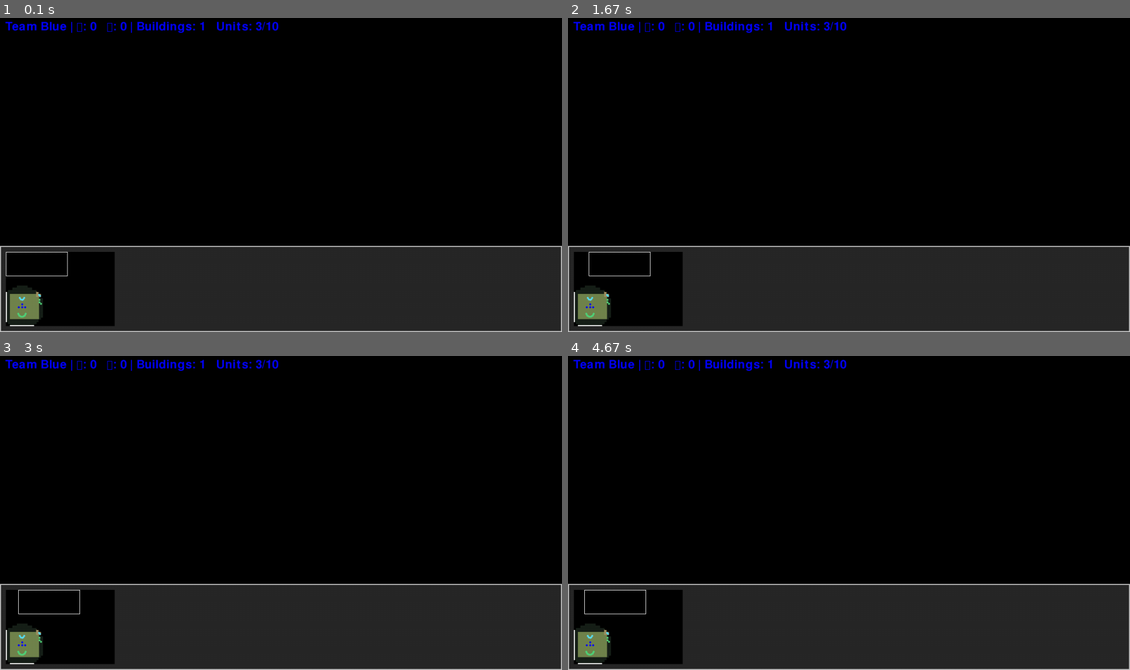
Above: before the commit, frames 1-4 (two rows, left to right).
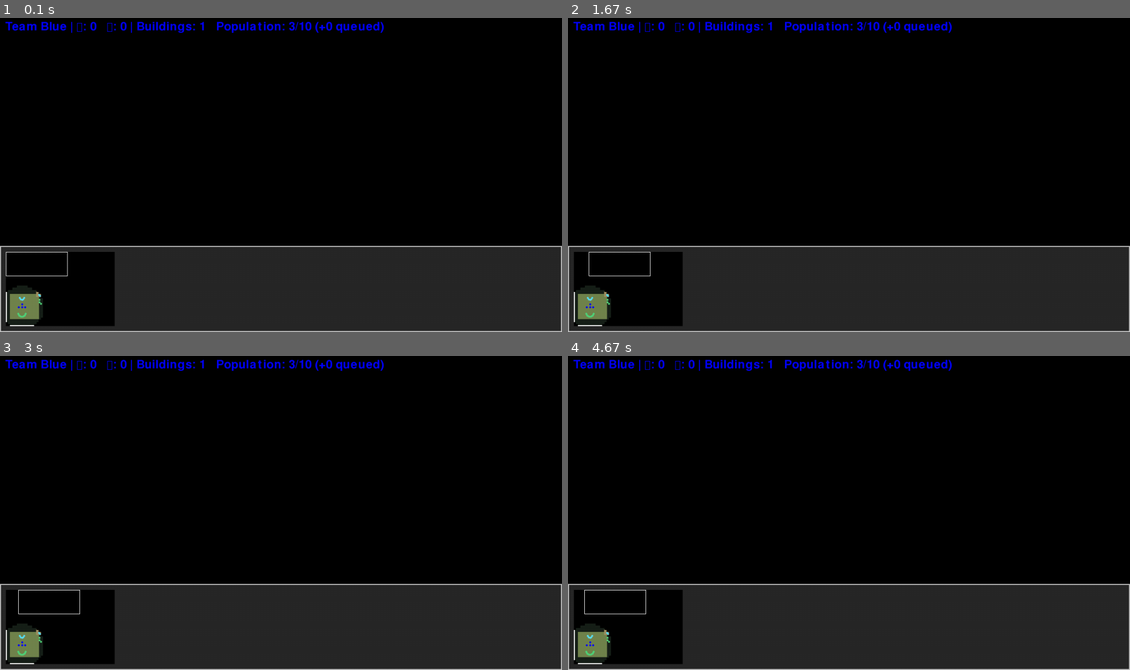
Above: after the commit, the same moments.

Repository: satanisz/rts-nano
Game: pygame game, started from src/rts_nano/main.py
Same seed, same stepped clock (60 frames per second), same inputs: the game is played once before the commit and once after it.
Inputs (mouse positions are in pixels of both pictures, inside the frame that each line leads up to):
- Up to frame 1 (0.1 s): no input
- Up to frame 2 (1.67 s): hold Right 0.33-0.8 s; move the mouse to (826, 187) at 0.37 s; tap A at 0.83 s; tap S at 1.17 s; hold Up from 1.5 s (still down); move the mouse to (674, 247) at 1.53 s
- Up to frame 3 (3 s): release Up at 1.8 s; hold Right 1.83-2.3 s; move the mouse to (348, 538) at 1.87 s; hold Left 2.33-2.87 s; move the mouse to (292, 406) at 2.37 s; right-click (292, 544) at 2.95 s
- Up to frame 4 (4.67 s): hold Down 3.23-3.53 s; move the mouse to (849, 550) at 3.27 s; hold Left 3.57-3.97 s; move the mouse to (1062, 632) at 3.6 s; hold Up 4-4.37 s; move the mouse to (770, 447) at 4.03 s; hold Right from 4.4 s (still down); move the mouse to (995, 484) at 4.43 s

The runs differ from the first frame. In frame 1, 0.5% of the frame differs, in the area x 38-69%, y 1-5%; in frame 2, 0.5%; in frame 3, 0.5%; in frame 4, 0.5%.

Commit message:
fix: close C1 population and worker tick integrity

Diff:
--- a/src/rts_nano/ai.py
+++ b/src/rts_nano/ai.py
@@ -4,6 +4,7 @@
 
 from typing import TYPE_CHECKING
 
+from rts_nano.content import CONTENT
 from rts_nano.game.constants import FOG_CELL_SIZE
 from rts_nano.game.fog import FogOfWar
 from rts_nano.game.rules import nearest_entity
@@ -100,7 +101,16 @@
     def _launch_attack(self) -> None:
         army: list[Unit] = [unit for unit in self._manager.units_for_team(self._team) if not isinstance(unit, Peasant)]
         if len(army) < self.ATTACK_FORCE_SIZE:
-            return
+            free_supply = self._manager.population_cap_for_team(self._team) - self._manager.state.population_for_team(
+                self._team
+            )
+            cheapest_army_supply = min(CONTENT.get_unit(unit_id).population for unit_id in self._army_units)
+            if (
+                not army
+                or self._manager.production.queued_units_for_team(self._team)
+                or free_supply >= cheapest_army_supply
+            ):
+                return
         if self._last_known_enemy_base is None:
             self._scout_unexplored(army)
             return
--- a/src/rts_nano/application/game_session.py
+++ b/src/rts_nano/application/game_session.py
@@ -635,7 +635,7 @@
 
     def _has_reached_unit_cap(self, team: TeamColor) -> bool:
         """Return whether a team is at the current unit cap."""
-        return self._count_units(team) + self.production.queued_population_for_team(
+        return self.state.population_for_team(team) + self.production.queued_population_for_team(
             team
         ) >= self.population_cap_for_team(team)
 
--- a/src/rts_nano/game/construction.py
+++ b/src/rts_nano/game/construction.py
@@ -60,7 +60,9 @@
 
     def _builders_for_team(self, team: TeamColor) -> list[Peasant]:
         return [
-            entity for entity in self._state.entities_by_content_id("peasant", team=team) if isinstance(entity, Peasant)
+            entity
+            for entity in self._state.entities_by_content_id("peasant", team=team)
+            if isinstance(entity, Peasant) and entity.life > 0
         ]
 
     def can_start_construction(
--- a/src/rts_nano/game/production.py
+++ b/src/rts_nano/game/production.py
@@ -106,7 +106,9 @@
         if not self._can_pay(team_state.resources, spec.cost):
             return False, "insufficient_resources"
 
-        reserved_population = self._state.count_units(producer.team) + self.queued_population_for_team(producer.team)
+        reserved_population = self._state.population_for_team(producer.team) + self.queued_population_for_team(
+            producer.team
+        )
         if reserved_population + spec.population > self._state.population_cap_for_team(producer.team):
             return False, "population_cap"
 
--- a/src/rts_nano/game/state.py
+++ b/src/rts_nano/game/state.py
@@ -115,7 +115,11 @@
 
     def count_units(self, team: TeamColor) -> int:
         """Return the number of living units owned by a team."""
-        return len(self.units_for_team(team))
+        return sum(unit.life > 0 for unit in self.units_for_team(team))
+
+    def population_for_team(self, team: TeamColor) -> int:
+        """Return occupied supply, excluding dead units awaiting tick cleanup."""
+        return sum(unit.definition.population for unit in self.units_for_team(team) if unit.life > 0)
 
     def population_cap_for_team(self, team: TeamColor) -> int:
         """Return population supplied by living completed buildings."""
--- a/src/rts_nano/game/ui/renderer.py
+++ b/src/rts_nano/game/ui/renderer.py
@@ -178,15 +178,17 @@
         if team_group:
             res = team_group.resources
             num_buildings = len(manager.state.buildings_for_team(manager.current_team))
-            num_units = len(manager.state.units_for_team(manager.current_team))
+            population = manager.state.population_for_team(manager.current_team)
+            queued_population = manager.production.queued_population_for_team(manager.current_team)
             population_cap = manager.population_cap_for_team(manager.current_team)
         else:
             res = {"wood": 0, "gold": 0}
             num_buildings = 0
-            num_units = 0
+            population = 0
+            queued_population = 0
             population_cap = 0
 
-        at_population_cap = population_cap > 0 and num_units >= population_cap
+        at_population_cap = population + queued_population >= population_cap
         population_color = (255, 90, 90) if at_population_cap else ui_color
         hud_parts: list[pygame.Surface] = [
             font.render(f"Team {manager.current_team.value} | ", True, ui_color),
@@ -194,7 +196,9 @@
             font.render(f": {res['wood']}   ", True, ui_color),
             emoji_font.render(GOLD_ICON, True, ui_color),
             font.render(f": {res['gold']} | Buildings: {num_buildings}   ", True, ui_color),
-            font.render(f"Units: {num_units}/{population_cap}", True, population_color),
+            font.render(
+                f"Population: {population}/{population_cap} (+{queued_population} queued)", True, population_color
+            ),
         ]
 
         if manager.paused and not manager.menu_active:
--- /dev/null
+++ b/tests/test_population_and_worker_integrity.py
@@ -0,0 +1,145 @@
+"""Closeout C1 regression scenarios for weighted supply and worker death."""
+
+from __future__ import annotations
+
+from typing import TYPE_CHECKING
+
+import pytest
+
+from rts_nano.ai import ScriptedAI
+from rts_nano.application import GameSession
+from rts_nano.game.entity_factory import EntityFactory
+from rts_nano.simulation.entities import TeamColor
+
+if TYPE_CHECKING:
+    from rts_nano.simulation.entities.base import Entity
+
+
+def _session() -> GameSession:
+    game = GameSession(
+        {
+            "schema_version": 2,
+            "Blue": {"faction_id": "AEGIS", "base": [[80, 80]], "arsenal": [[250, 250]], "spire": [[400, 250]]},
+            "Red": {"faction_id": "RUST", "base": [[900, 700]]},
+            "Resources": {"wood": [], "gold": []},
+            "Terrain": {
+                "width": 1000,
+                "height": 800,
+                "water": [],
+                "rocks": [],
+                "ramps": [],
+                "high_ground": [],
+                "grass": [],
+            },
+        }
+    )
+    game.teams[TeamColor.BLUE].resources.update(wood=10000, gold=10000)
+    return game
+
+
+def _add(game: GameSession, content_id: str, x: int = 600, y: int = 100) -> Entity:
+    entity = EntityFactory.create(content_id, x, y, TeamColor.BLUE)
+    game.state.add_runtime_entity(entity)
+    return entity
+
+
+def test_mixed_army_uses_weighted_population_and_dead_units_release_supply() -> None:
+    game = _session()
+    worker = _add(game, "peasant")
+    _add(game, "knight", 650)
+    for x in (700, 750):
+        _add(game, "arclight", x)
+    producer = game.state.entities_by_content_id("spire")[0]
+    assert game.state.count_units(TeamColor.BLUE) == 4
+    assert game.state.population_for_team(TeamColor.BLUE) == 9
+    assert game.production.can_enqueue_unit(producer, "arclight") == (False, "population_cap")
+    _add(game, "peasant", 800)
+    base = game.bases_for_team(TeamColor.BLUE)[0]
+    before = game.teams[TeamColor.BLUE].resources.copy()
+    assert not game.produce_unit(base, "peasant")
+    assert game.teams[TeamColor.BLUE].resources == before
+    worker.life = 0
+    assert game.state.population_for_team(TeamColor.BLUE) == 9
+    assert game.produce_unit(base, "peasant")
+    assert game._has_reached_unit_cap(TeamColor.BLUE)
+
+
+def test_reservations_transfer_to_spawn_across_producers_and_cancellation() -> None:
+    game = _session()
+    arsenal = game.state.entities_by_content_id("arsenal")[0]
+    spire = game.state.entities_by_content_id("spire")[0]
+    base = game.bases_for_team(TeamColor.BLUE)[0]
+    for _ in range(3):
+        assert game.produce_unit(spire, "arclight")
+    assert game.produce_unit(base, "peasant")
+    assert not game.produce_unit(arsenal, "knight")
+    assert game.production.queued_population_for_team(TeamColor.BLUE) == 10
+    game.production.queue_for(spire)[0].remaining_frames = 1
+    game.update()
+    assert game.state.population_for_team(TeamColor.BLUE) == 3
+    assert game.production.queued_population_for_team(TeamColor.BLUE) == 7
+    assert not game.produce_unit(arsenal, "knight")
+    assert game.cancel_production(spire)
+    assert game.production.queued_population_for_team(TeamColor.BLUE) == 4
+    assert game.produce_unit(arsenal, "knight")
+    before = game.teams[TeamColor.BLUE].resources.copy()
+    spire.life = 0
+    game.update()
+    assert not game.production.queue_for(spire)
+    assert game.production.queued_population_for_team(TeamColor.BLUE) == 3
+    assert game.teams[TeamColor.BLUE].resources == before
+
+
+def test_supply_loss_keeps_paid_jobs_and_existing_army_but_blocks_new_orders() -> None:
+    game = _session()
+    house = _add(game, "house", 600, 300)
+    spire = game.state.entities_by_content_id("spire")[0]
+    for x in (500, 550, 600):
+        _add(game, "arclight", x)
+    assert game.produce_unit(spire, "arclight")
+    house.life = 0
+    game.production.queue_for(spire)[0].remaining_frames = 1
+    game.update()
+    assert game.state.population_for_team(TeamColor.BLUE) == 12
+    assert game.population_cap_for_team(TeamColor.BLUE) == 10
+    assert not game.production.queue_for(spire)
+    assert game.production.can_enqueue_unit(spire, "arclight") == (False, "population_cap")
+    assert all(value >= 0 for value in game.teams[TeamColor.BLUE].resources.values())
+
+
+def test_scripted_bot_launches_a_supply_blocked_small_army() -> None:
+    game = _session()
+    for x in (500, 550, 600):
+        _add(game, "peasant", x)
+    army = [_add(game, "guardian", x, 200) for x in (600, 650)]
+    assert game.state.population_for_team(TeamColor.BLUE) == 9
+    bot = ScriptedAI(game, TeamColor.BLUE, decision_interval=1)
+    bot.step()
+    assert any(unit.attack_move_destination is not None for unit in army)
+
+
+@pytest.mark.parametrize("repair", [False, True])
+@pytest.mark.parametrize("combat_death", [False, True])
+def test_dead_worker_cannot_finish_building_or_spend_repair_resources(repair: bool, combat_death: bool) -> None:
+    game = _session()
+    worker = _add(game, "peasant", 120, 100)
+    building = _add(game, "house", 180, 100)
+    if repair:
+        building.life -= 10
+        worker.state = "REPAIRING"
+    else:
+        building.start_construction(1)
+        worker.state = "BUILDING"
+    worker.target_entity = building
+    worker.life = 1 if combat_death else 0
+    if combat_death:
+        enemy = EntityFactory.create("ripper", 140, 100, TeamColor.RED)
+        game.state.add_runtime_entity(enemy)
+        enemy.attack_damage = 999
+        game.issue_target_order(TeamColor.RED, worker, [enemy])
+    before = (building.life, building.construction_remaining_frames, game.teams[TeamColor.BLUE].resources.copy())
+    game.update()
+    assert worker not in game.all_entities
+    assert (building.life, building.construction_remaining_frames, game.teams[TeamColor.BLUE].resources) == before
+    assert game.construction.active_builder_count(building) == 0
+    assert game.construction.active_repairer_count(building) == 0
Not shown, changed: EXECUTIVE_PLAN_08_GAME_STAGE_CLOSEOUT.md
Not shown, changed: docs/GAME_RULES.md
Not shown, added: docs/reviews/GAME_CLOSEOUT_C1_REVIEW.md
